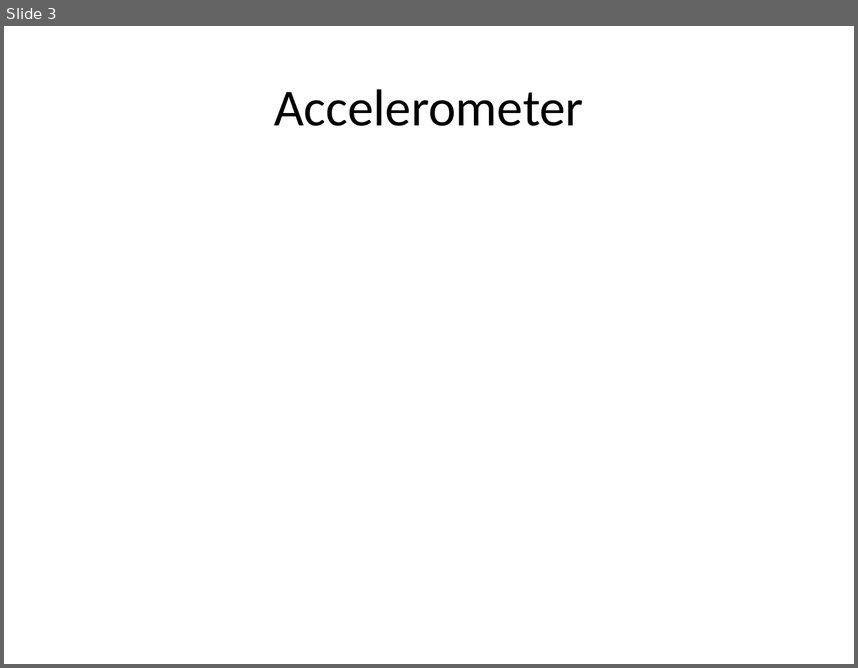
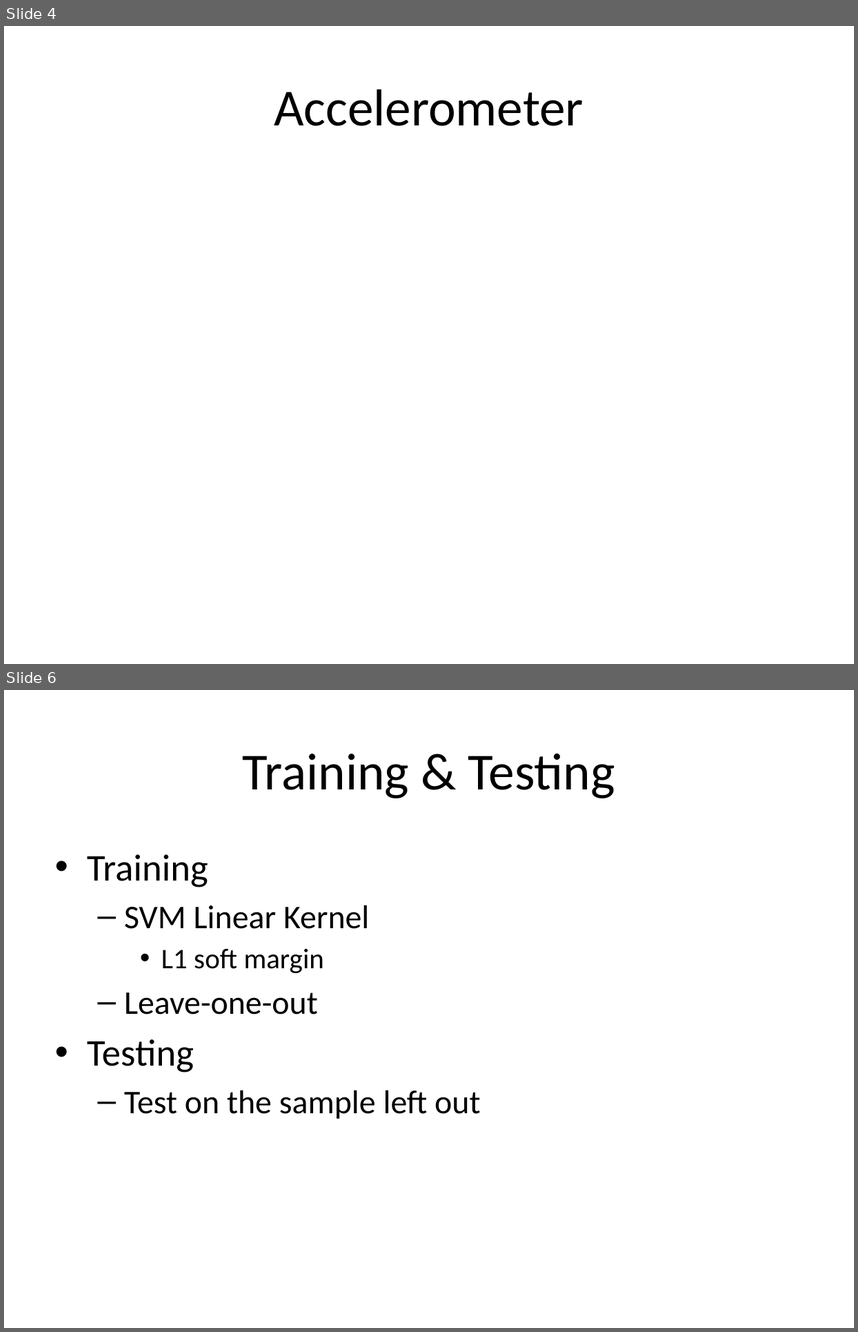
Before and after one commit to haraldrohan/cs229project, a slide deck: matlab/movisign.pptx. Shown one above the other, each under a label of ours: slide 3 before the commit, slides 4 and 6 after it; the slides between them are not shown. The pictures are 858x668 and 858x1332 pixels, drawn with LibreOffice and Linux fonts; fonts in the diff are those of the drawing. Boxes give left, top, right and bottom in pixels: in the first picture for what was removed or moved away, otherwise in the second. Text is boxed around its words. In the diff, an @@ line names an element or a change of style, - is before the commit and + after.

Commit message:
update powerpoint

```diff
--- a/matlab/movisign.pptx
+++ b/matlab/movisign.pptx
@@ slide 6 added at (4,690,854,1328), background #FFFFFF @@
@@ title added at (243,753,615,798), 44 pt, text #000000 @@
+Training & Testing
@@ text added at (87,854,480,1118), 28 pt, text #000000 @@
+• Training
+  – SVM Linear Kernel
+    • L1 soft margin
+  – Leave-one-out
+• Testing
+  – Test on the sample left out
@@ what was slide 3 is now slide 4 @@
```
Also in this commit, not shown: 3 other slides added, 1 slide removed, 1 other file.
